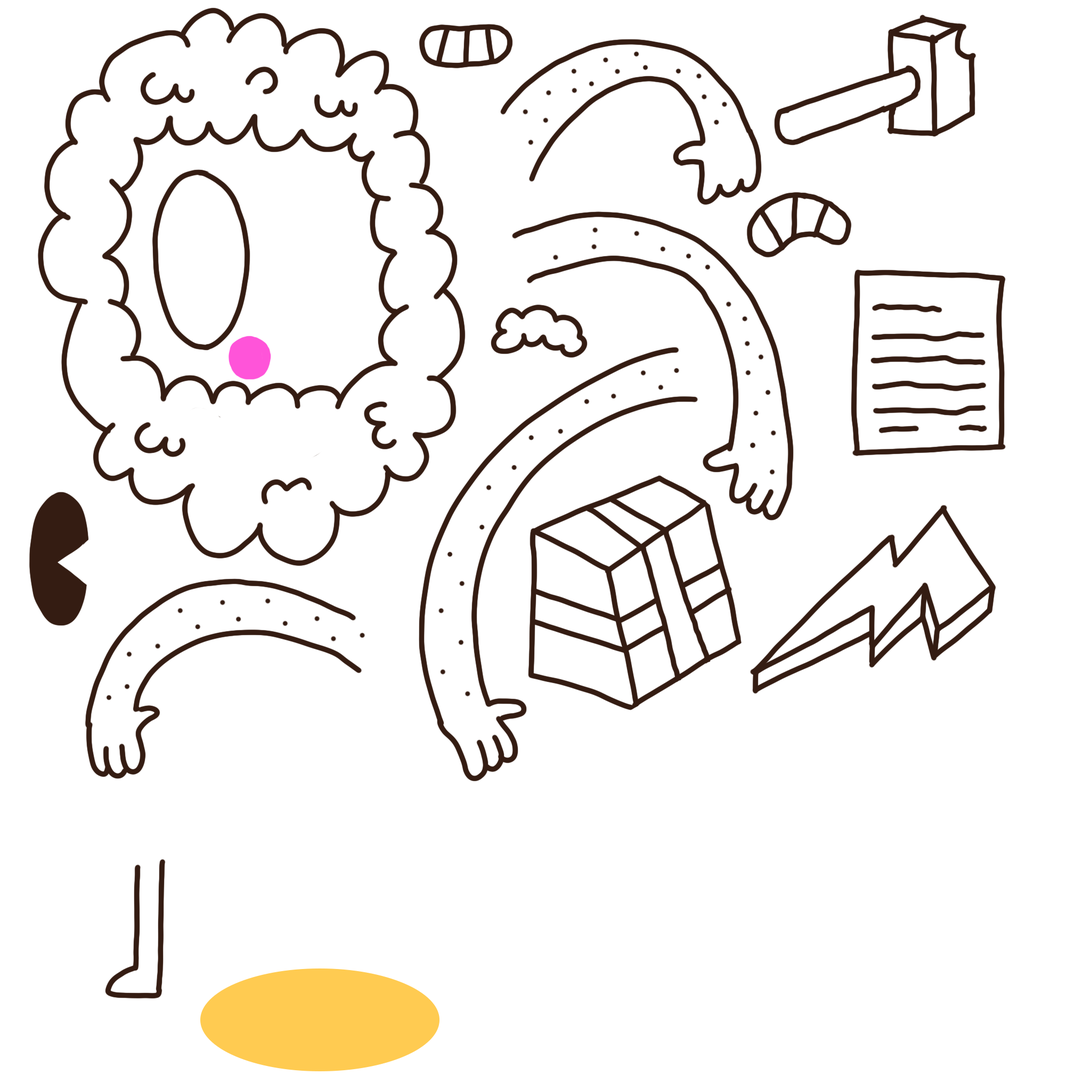
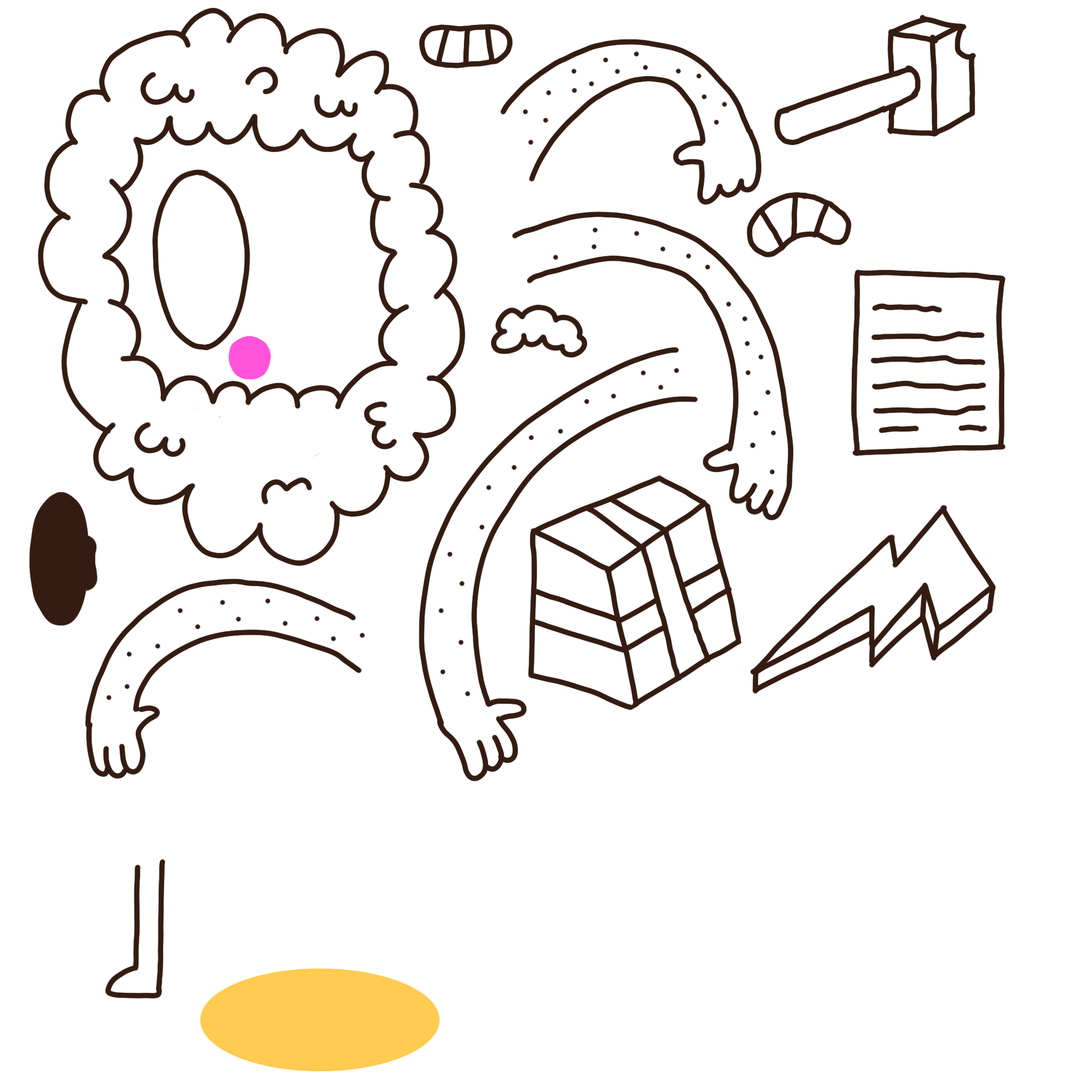
Comparing the layer stacks of the two w=1091, h=1091 images. Changes:
added layer "Layer 16" above "Ellipse 1" over [57, 535, 99, 592]
